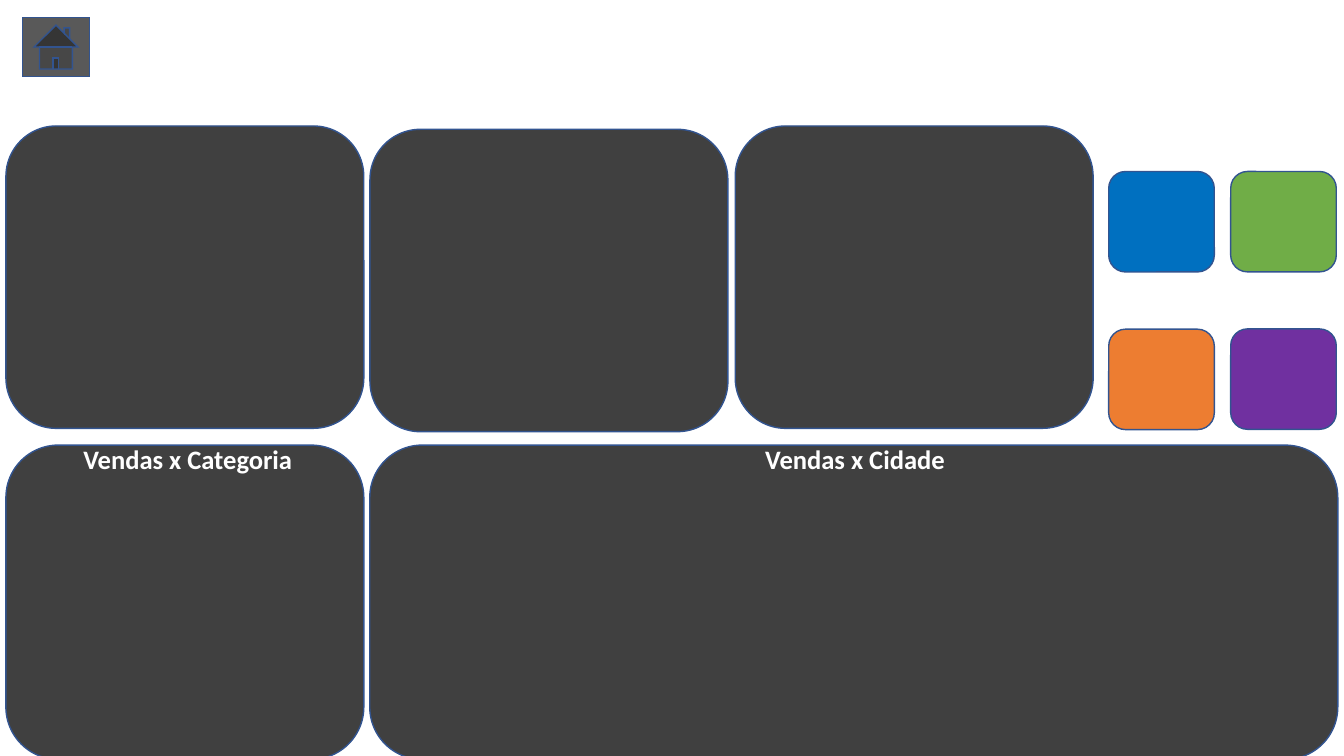
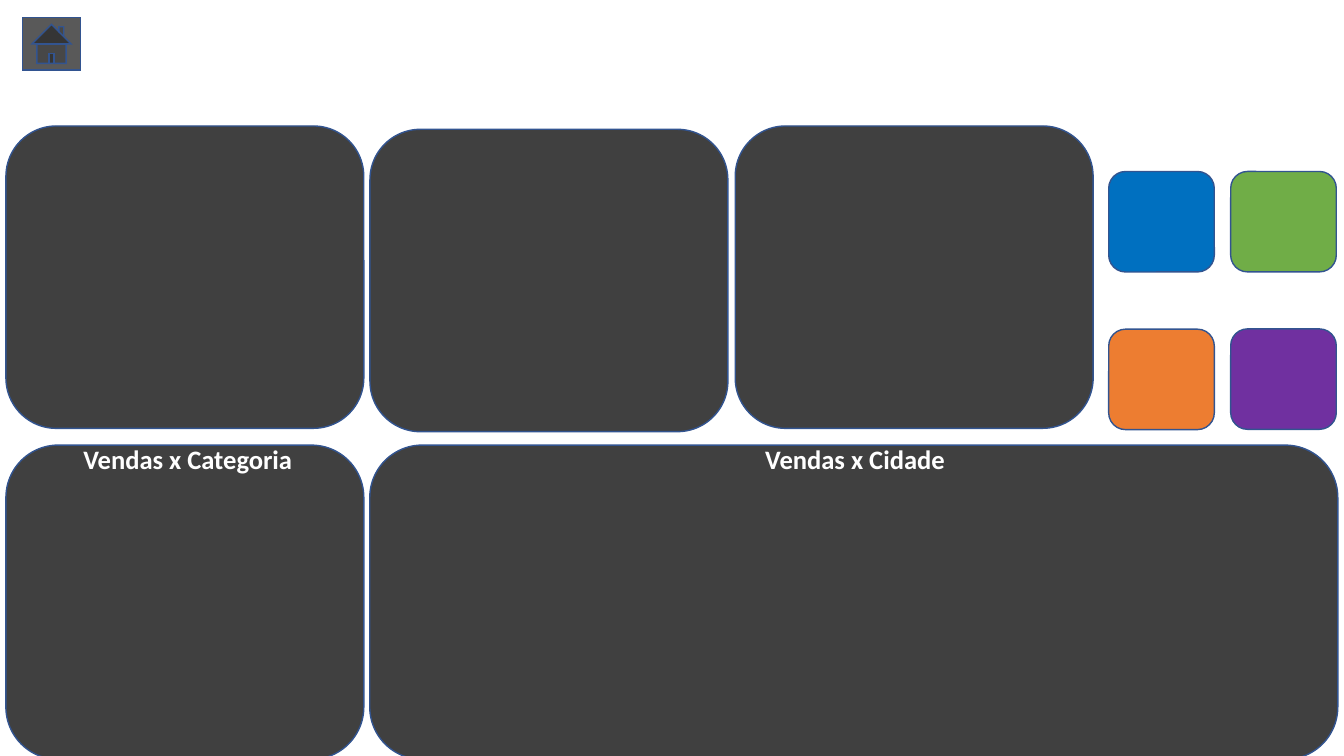
Before and after one commit to caiooliveira4/Projetos, a slide deck: slide 1 of Criação de Template.pptx. Drawn at 1344x756 pixels with LibreOffice and Linux fonts; fonts in the diff are those of the drawing. Boxes give left, top, right and bottom in pixels: in the first picture for what was removed or moved away, otherwise in the second. Text is boxed around its words. In the diff, an @@ line names an element or a change of style, - is before the commit and + after.

```diff
--- a/Criação de Template.pptx
+++ b/Criação de Template.pptx
@@ action button home: place and size @@
-action button home at [22,18,90,77]
+action button home at [22,18,81,71]
```
Also in this commit, not shown: 3 other files.
